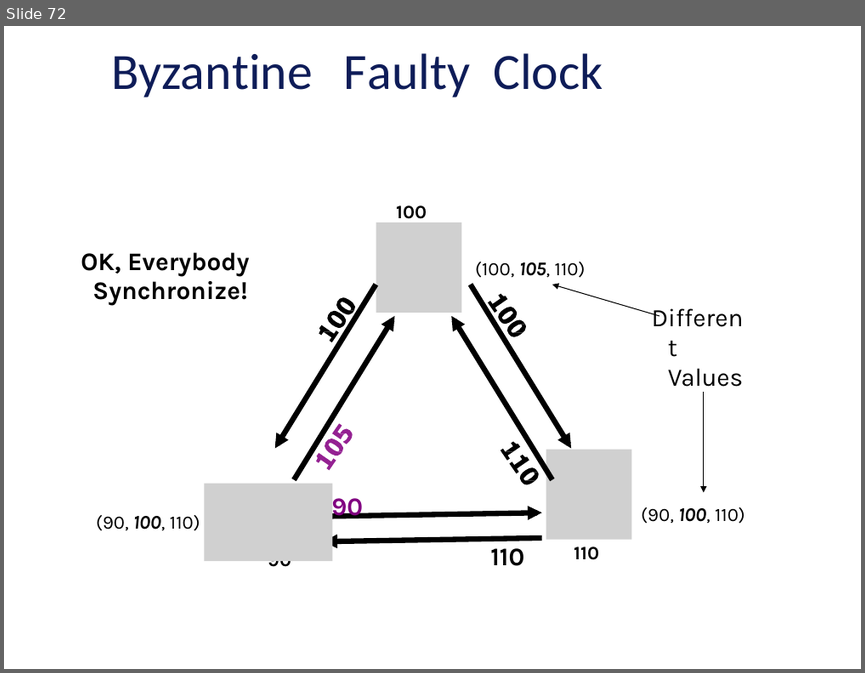
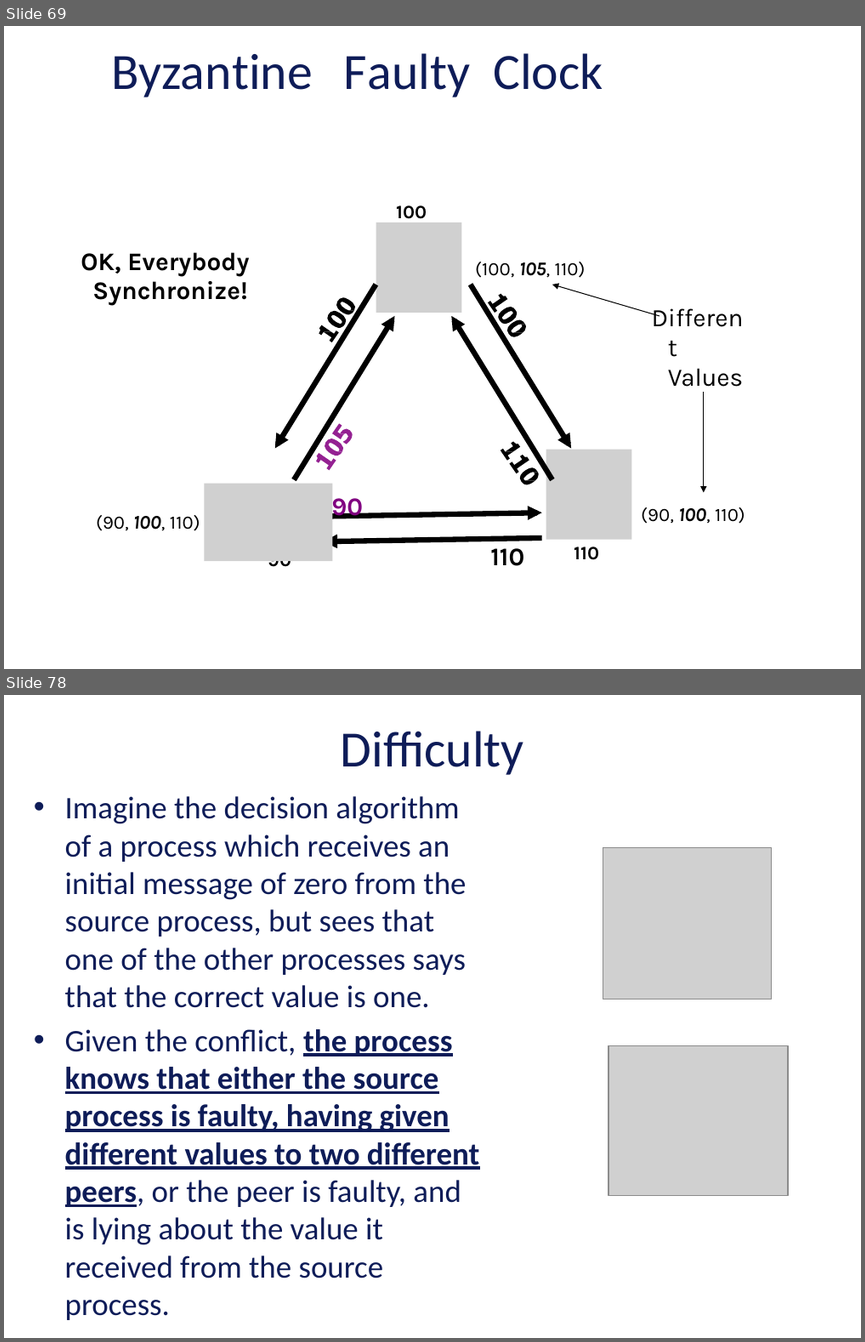
Before and after one commit to vu-resilient-distributed-systems/lectures-fall-2019, a slide deck: Module-5-AvoidingFailures/04_00_SoftwareFaultTolerance.pptx. Shown one above the other, each under a label of ours: slide 72 before the commit, slides 69 and 78 after it; the slides between them are not shown. The pictures are 865x673 and 865x1342 pixels, drawn with LibreOffice and Linux fonts; fonts in the diff are those of the drawing; grey boxes stand for pictures; background and template pictures are left out. Boxes give left, top, right and bottom in pixels: in the first picture for what was removed or moved away, otherwise in the second. Text is boxed around its words. In the diff, an @@ line names an element or a change of style, - is before the commit and + after.

```diff
--- a/Module-5-AvoidingFailures/04_00_SoftwareFaultTolerance.pptx
+++ b/Module-5-AvoidingFailures/04_00_SoftwareFaultTolerance.pptx
@@ slide 78 added at (4,695,861,1338), background picture (left out) @@
@@ title added at (341,731,524,775), 42.7 pt, text #0E1C58 @@
+Difficulty
@@ text added at (65,796,480,1245), 26.4 pt, text #0E1C58 @@
+• Imagine the decision algorithm of a process which receives an initial message of zero from the source process, but sees that one of the other processes says that the correct value is one.
+• Given the conflict, the process knows that either the source process is faulty, having given different values to two different peers, or the peer is faulty, and is lying about the value it received from the source process.
@@ picture added at (603,847,771,999) @@
@@ picture added at (608,1045,787,1196) @@
@@ what was slide 72 is now slide 69 @@
```
Also in this commit, not shown: 2 slides changed, 41 other slides added, 3 slides removed, 2 other files.
